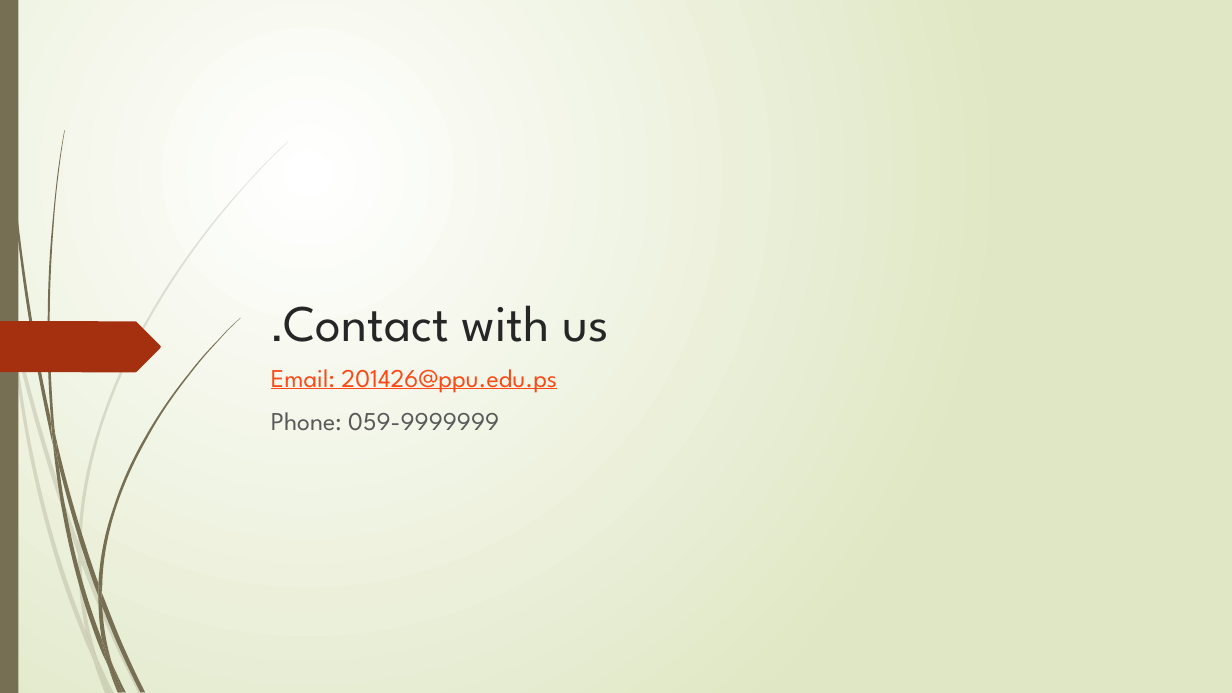
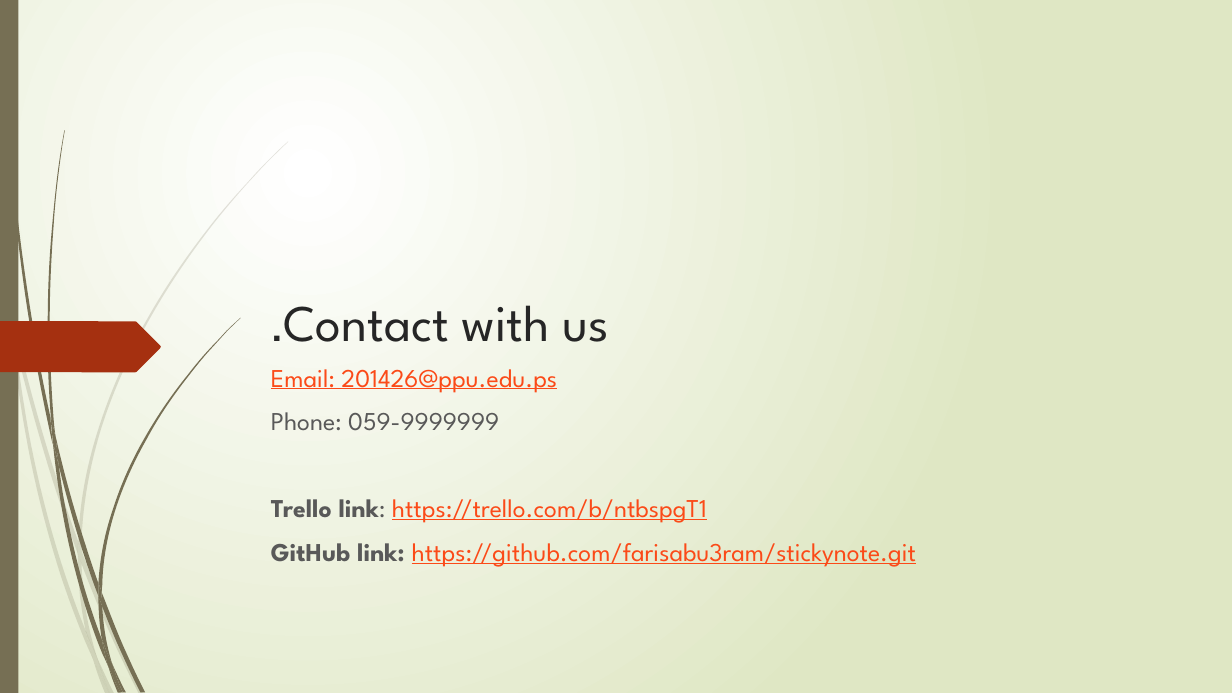
Before and after one commit to FaresAbuIram/stickynote, a slide deck: slide 14 of presnt/Developers.pptx (slide 7 before the commit). Drawn at 1232x693 pixels with LibreOffice and Linux fonts; fonts in the diff are those of the drawing. Boxes give left, top, right and bottom in pixels: in the first picture for what was removed or moved away, otherwise in the second. Text is boxed around its words. In the diff, an @@ line names an element or a change of style, - is before the commit and + after.

```diff
--- a/presnt/Developers.pptx
+++ b/presnt/Developers.pptx
@@ text at box(271, 499, 916, 567): paragraphs added @@
+Trello link: https://trello.com/b/ntbspgT1
+GitHub link: https://github.com/farisabu3ram/stickynote.git
```
Also in this commit, not shown: 2 other slides changed, 8 slides added, 1 slide removed, 2 other files.
